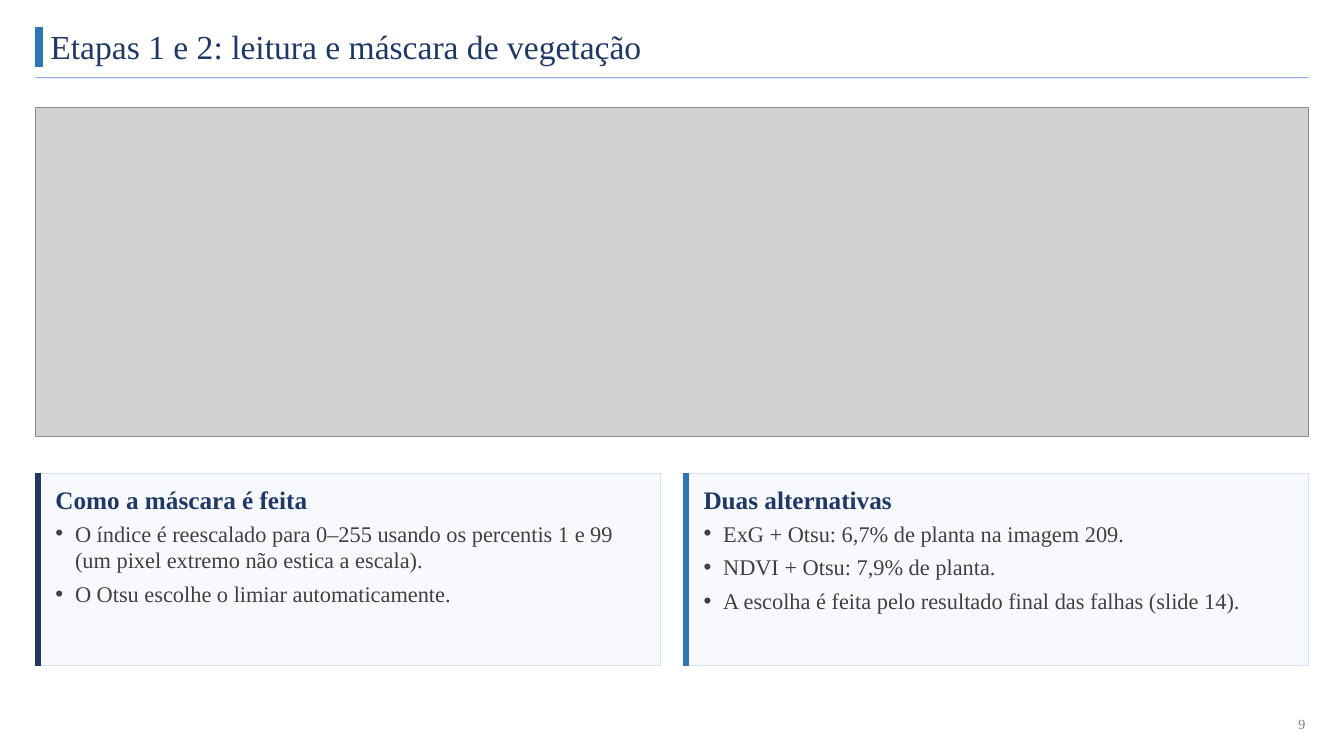
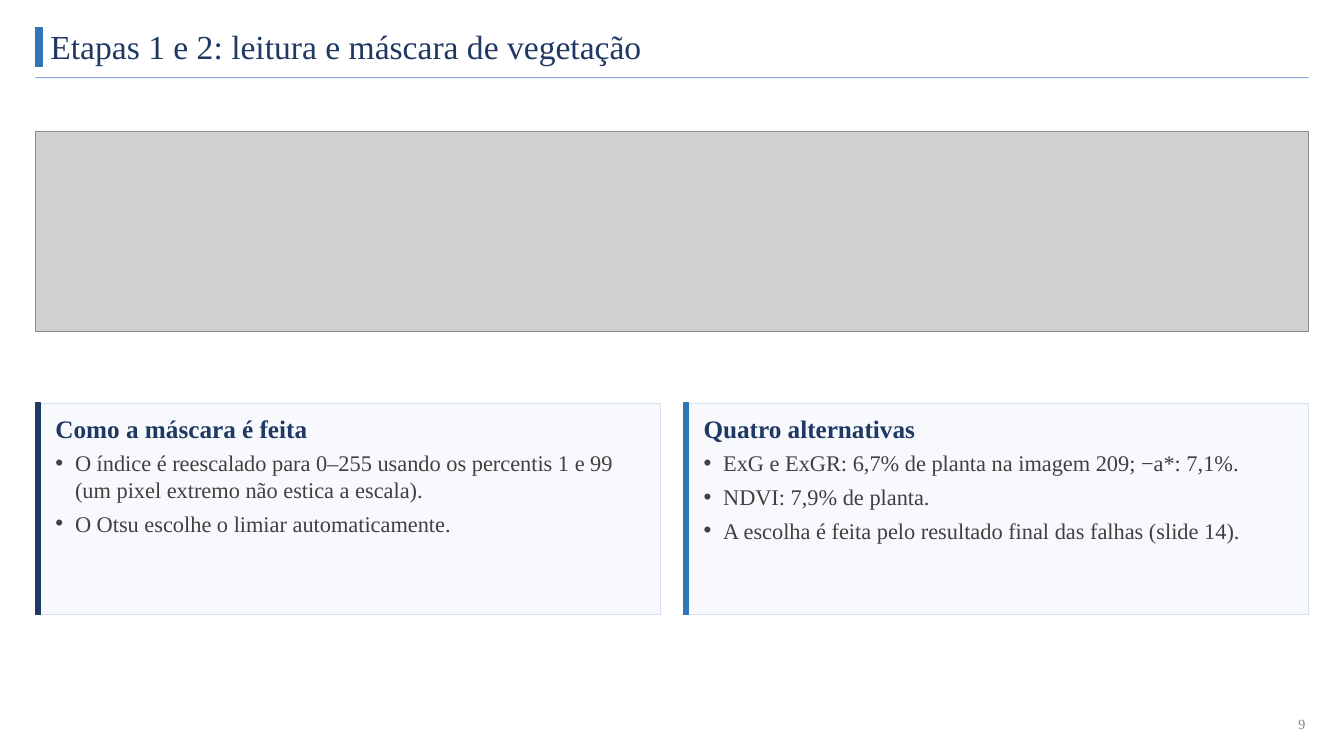
Before and after one commit to AlexandreH13/PDI-PGC111-LinhasPlantioVANT, a slide deck: slide 9 of apresentacao-linhas-plantio.pptx. Drawn at 1344x756 pixels with LibreOffice and Linux fonts; fonts in the diff are those of the drawing; grey boxes stand for pictures. Boxes give left, top, right and bottom in pixels: in the first picture for what was removed or moved away, otherwise in the second. Text is boxed around its words. In the diff, an @@ line names an element or a change of style, - is before the commit and + after.

Commit message:
Atualiza com novos índices

```diff
--- a/apresentacao-linhas-plantio.pptx
+++ b/apresentacao-linhas-plantio.pptx
@@ picture: place and size @@
-picture at [35,108,1309,437]
+picture at [35,132,1309,332]
@@ rectangle: place and size @@
-rectangle at [35,474,660,665]
+rectangle at [35,403,660,615]
@@ rectangle: place and size @@
-rectangle at [35,474,40,665]
+rectangle at [35,403,40,615]
@@ text "Como a máscara é feita": place and size @@
-text "Como a máscara é feita" at [55,491,612,603]
+text "Como a máscara é feita" at [55,420,612,533]
@@ rectangle: place and size @@
-rectangle at [684,474,1309,665]
+rectangle at [684,403,1309,615]
@@ rectangle: place and size @@
-rectangle at [684,474,689,665]
+rectangle at [684,403,689,615]
@@ text "Quatro alternativas": place and size @@
-text "Quatro alternativas" at [704,491,1239,614]
+text "Quatro alternativas" at [704,420,1239,544]
@@ text at [704,420,1238,510]: text changed @@
-Duas alternativas
-• ExG + Otsu: 6,7% de planta na imagem 209.
-• NDVI + Otsu: 7,9% de planta.
+Quatro alternativas
+• ExG e ExGR: 6,7% de planta na imagem 209; −a*: 7,1%.
+• NDVI: 7,9% de planta.
```
Also in this commit, not shown: 6 other slides changed, 1 other file.
